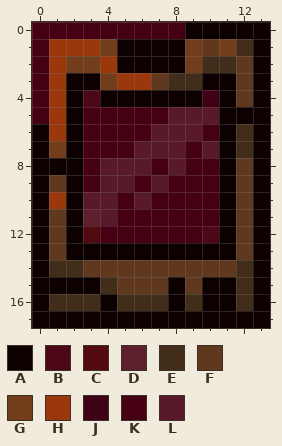
File history of a pixel-art sprite, Tiles/Ashen/Suit_Locker_Item.png. Above: the version before the commit.
The file is 28x36 pixels, drawn in blocks of 2x2; one block is one cell here. Colours within 5 levels of each other are drawn and written as one.
Palette (. is transparent): A #0c0000  B #4c0817  C #530911  D #5e1f2d  E #422c1a  F #60381e  G #723d1b  H #9a380b  J #3f0116  K #460013  L #58192a
Pixels before, first column x 0:
 0 KKKKKKKKKAAAAA
 1 KHHHGAAAAGFGEA
 2 KHGGHAAAAGEEFA
 3 KHAAGHHFEEAAFA
 4 KHABAAAAAAJAFA
 5 KHAKKKKKLLLAAA
 6 AHAKKKKLLLKAEA
 7 AGAKKKLLLKLAEA
 8 AAAKLLLKLKKAFA
 9 AFAKLLKLKKKAFA
10 AHALLKLKKKKAFA
11 AFADLKKKKKKAFA
12 AFACKKKKKKBAFA
13 AFAAAAAAAAAAFA
14 AEEFFFFFFFFFEA
15 AAAAEFFFAFAAEA
16 AEEEAEEEAEAAEA
17 AAAAAAAAAAAAAA
Once edited:
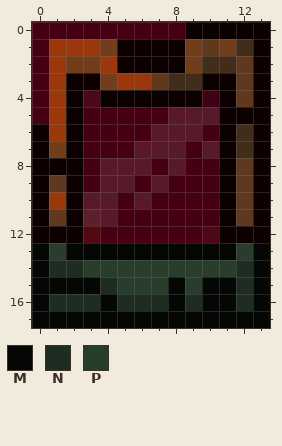
Colours new in this view: M #040703  N #1f2c22  P #293d2c
Changes in this commit:
Changed rows in their new state; - is an unchanged pixel.
first column x 0:
12 -A----------A-
13 MPMMMMMMMMMMPM
14 MNNPPPPPPPPPNM
15 MMMMNPPPMPMMNM
16 MNNNMNNNMNMMNM
17 MMMMMMMMMMMMMM
Where, in picture pixels (left, top, right, bottom), the same in both pictures:
changed: (32, 226, 270, 328)
